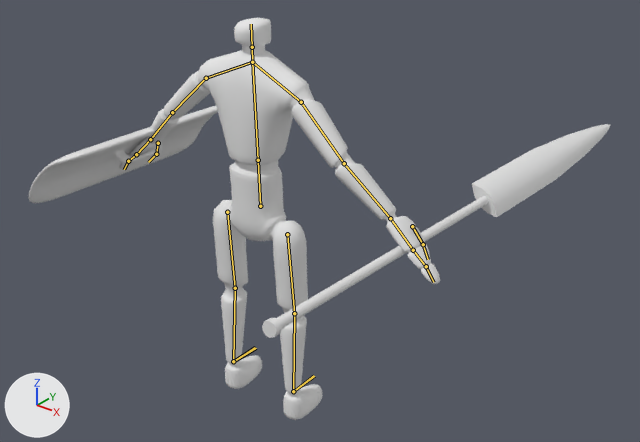
Before and after pictures for a commit that changed the Blender file Animation/Enemy1Attack2.blend.
The view is the same before and after, from a camera (50 mm lens) standing at (217.0, -232.0, 241.0) and looking at (-20.0, 65.0, 57.0). Arrows for +X, +Y and +Z are at lower left; the lights stay in place. The bones that bend it are drawn over the model as lines.

Objects in the first picture: 'Enemy1', 'Shield', 'Spear'.
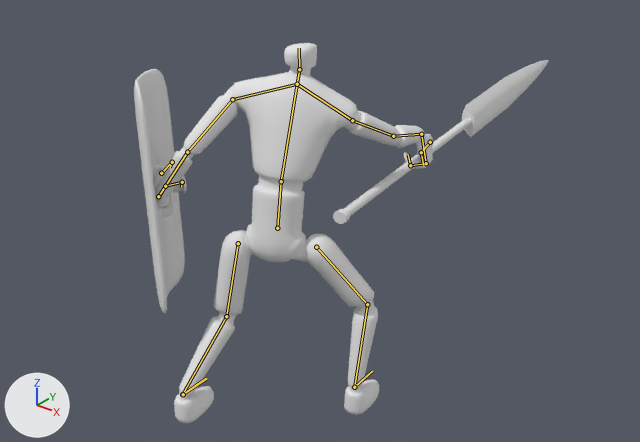
The newer file adds an action. The first version stands in its rest pose; the second is drawn at frame 10 of the action 'Enemy1Attack2'.

Scene script edits in JSON lines:
```json
{"block": "bone_rig_object", "where": "bone_rig_object = bpy.data.objects['Enemy1Skeleton']  # the whole rig 'Enemy1Skeleton'"}
{"op": "set", "path": "bone_rig_object.location", "old": "(0.0, 0.0, 0.0)", "new": "(0.0, 1.6, 0.0)"}
{"block": "bone_root", "where": "bone_root = bpy.data.objects['Enemy1Skeleton'].pose.bones['root']"}
{"op": "set", "path": "bone_root.location", "old": "(0.0, 0.0, 0.0)", "new": "(4.6, -11.2, -5.2)"}
{"op": "set", "path": "bone_root.rotation_euler", "old": "(0.0, 0.0, 0.0)", "new": "(0.0, 0.576, 0.0)", "note": "degrees (0, 0, 0) -> degrees (0, 33, 0)"}
{"block": "bone_torso1", "where": "bone_torso1 = bpy.data.objects['Enemy1Skeleton'].pose.bones['torso1']  # child of 'root'"}
{"op": "set", "path": "bone_torso1.rotation_euler", "old": "(0.0, 0.0, 0.0)", "new": "(-0.122, -0.175, -0.0524)", "note": "degrees (0, 0, 0) -> degrees (-7, -10, -3)"}
{"block": "bone_torso2", "where": "bone_torso2 = bpy.data.objects['Enemy1Skeleton'].pose.bones['torso2']  # child of 'torso1'"}
{"op": "set", "path": "bone_torso2.rotation_euler", "old": "(0.0, 0.0, 0.0)", "new": "(-0.227, 0.244, -0.0873)", "note": "degrees (0, 0, 0) -> degrees (-13, 14, -5)"}
{"block": "bone_head", "where": "bone_head = bpy.data.objects['Enemy1Skeleton'].pose.bones['head']  # child of 'neck'"}
{"op": "set", "path": "bone_head.rotation_euler", "old": "(0.0, 0.0, 0.0)", "new": "(0.314, -0.663, 0.0)", "note": "degrees (0, 0, 0) -> degrees (18, -38, 0)"}
{"block": "bone_finger1_r", "where": "bone_finger1_r = bpy.data.objects['Enemy1Skeleton'].pose.bones['finger1.r']  # child of 'hand.r'"}
{"op": "set", "path": "bone_finger1_r.rotation_euler", "old": "(0.0, 0.0, 0.0)", "new": "(-1.536, 0.0, 0.0)", "note": "degrees (0, 0, 0) -> degrees (-88, 0, 0)"}
{"block": "bone_finger2_r", "where": "bone_finger2_r = bpy.data.objects['Enemy1Skeleton'].pose.bones['finger2.r']  # child of 'finger1.r'"}
{"op": "set", "path": "bone_finger2_r.rotation_euler", "old": "(0.0, 0.0, 0.0)", "new": "(-1.396, 0.0, 0.0)", "note": "degrees (0, 0, 0) -> degrees (-80, 0, 0)"}
{"block": "bone_thumb1_r", "where": "bone_thumb1_r = bpy.data.objects['Enemy1Skeleton'].pose.bones['thumb1.r']  # child of 'hand.r'"}
{"op": "set", "path": "bone_thumb1_r.rotation_euler", "old": "(0.0, 0.0, 0.0)", "new": "(0.524, 0.0, 0.0)", "note": "degrees (0, 0, 0) -> degrees (30, 0, 0)"}
{"block": "bone_thumb2_r", "where": "bone_thumb2_r = bpy.data.objects['Enemy1Skeleton'].pose.bones['thumb2.r']  # child of 'thumb1.r'"}
{"op": "set", "path": "bone_thumb2_r.rotation_euler", "old": "(0.0, 0.0, 0.0)", "new": "(0.855, 0.0, 0.0)", "note": "degrees (0, 0, 0) -> degrees (49, 0, 0)"}
{"block": "bone_finger1_l", "where": "bone_finger1_l = bpy.data.objects['Enemy1Skeleton'].pose.bones['finger1.l']  # child of 'hand.l'"}
{"op": "set", "path": "bone_finger1_l.rotation_euler", "old": "(0.0, 0.0, 0.0)", "new": "(-1.117, -0.0873, -0.227)", "note": "degrees (0, 0, 0) -> degrees (-64, -5, -13)"}
{"block": "bone_finger2_l", "where": "bone_finger2_l = bpy.data.objects['Enemy1Skeleton'].pose.bones['finger2.l']  # child of 'finger1.l'"}
{"op": "set", "path": "bone_finger2_l.rotation_euler", "old": "(0.0, 0.0, 0.0)", "new": "(-1.518, -0.419, -0.349)", "note": "degrees (0, 0, 0) -> degrees (-87, -24, -20)"}
{"block": "bone_thumb1_l", "where": "bone_thumb1_l = bpy.data.objects['Enemy1Skeleton'].pose.bones['thumb1.l']  # child of 'hand.l'"}
{"op": "set", "path": "bone_thumb1_l.rotation_euler", "old": "(0.0, 0.0, 0.0)", "new": "(0.14, -0.227, 0.122)", "note": "degrees (0, 0, 0) -> degrees (8, -13, 7)"}
{"block": "bone_thumb2_l", "where": "bone_thumb2_l = bpy.data.objects['Enemy1Skeleton'].pose.bones['thumb2.l']  # child of 'thumb1.l'"}
{"op": "set", "path": "bone_thumb2_l.rotation_euler", "old": "(0.0, 0.0, 0.0)", "new": "(0.873, -0.0698, 0.0524)", "note": "degrees (0, 0, 0) -> degrees (50, -4, 3)"}
{"block": "bone_hand_ik_r", "where": "bone_hand_ik_r = bpy.data.objects['Enemy1Skeleton'].pose.bones['hand_ik_r']"}
{"op": "set", "path": "bone_hand_ik_r.location", "old": "(0.0, 0.0, 0.0)", "new": "(-76.8, -29.8, -25.4)"}
{"op": "set", "path": "bone_hand_ik_r.rotation_quaternion", "old": "(1.0, 0.0, 0.0, 0.0)", "new": "(0.95, -0.305, -0.055, 0.048)", "note": "degrees (0, 0, 0) -> degrees (-36, -4, 7)"}
{"block": "bone_elbow_pole_r", "where": "bone_elbow_pole_r = bpy.data.objects['Enemy1Skeleton'].pose.bones['elbow_pole.r']"}
{"op": "set", "path": "bone_elbow_pole_r.location", "old": "(0.0, 0.0, 0.0)", "new": "(-81.2, -59.3, 31.4)"}
{"block": "bone_foot_ik_l", "where": "bone_foot_ik_l = bpy.data.objects['Enemy1Skeleton'].pose.bones['foot_ik.l']"}
{"op": "set", "path": "bone_foot_ik_l.location", "old": "(0.0, 0.0, 0.0)", "new": "(-0.1, -32.2, 0.0)"}
{"op": "set", "path": "bone_foot_ik_l.rotation_euler", "old": "(0.0, 0.0, 0.0)", "new": "(0.0, 0.0, 0.0524)", "note": "degrees (0, 0, 0) -> degrees (0, 0, 3)"}
{"block": "bone_foot_ik_r", "where": "bone_foot_ik_r = bpy.data.objects['Enemy1Skeleton'].pose.bones['foot_ik.r']"}
{"op": "set", "path": "bone_foot_ik_r.location", "old": "(0.0, 0.0, 0.0)", "new": "(16.1, 19.8, -2.6)"}
{"op": "set", "path": "bone_foot_ik_r.rotation_euler", "old": "(0.0, 0.0, 0.0)", "new": "(0.0, 0.0, 0.0524)", "note": "degrees (0, 0, 0) -> degrees (0, 0, 3)"}
{"block": "bone_knee_pull_r", "where": "bone_knee_pull_r = bpy.data.objects['Enemy1Skeleton'].pose.bones['knee_pull.r']"}
{"op": "set", "path": "bone_knee_pull_r.location", "old": "(0.0, 0.0, 0.0)", "new": "(18.8, 28.4, -16.2)"}
{"block": "bone_hand_ik_l", "where": "bone_hand_ik_l = bpy.data.objects['Enemy1Skeleton'].pose.bones['hand_ik_l']"}
{"op": "set", "path": "bone_hand_ik_l.location", "old": "(0.0, 0.0, 0.0)", "new": "(-21.8, -10.4, -26.5)"}
{"op": "set", "path": "bone_hand_ik_l.rotation_quaternion", "old": "(1.0, 0.0, 0.0, 0.0)", "new": "(0.709, -0.107, -0.49, -0.496)", "note": "degrees (0, 0, 0) -> degrees (34, -53, -87)"}
{"block": "bone_elbow_pole_l", "where": "bone_elbow_pole_l = bpy.data.objects['Enemy1Skeleton'].pose.bones['elbow_pole.l']"}
{"op": "set", "path": "bone_elbow_pole_l.location", "old": "(0.0, 0.0, 0.0)", "new": "(13.5, 31.8, -19.7)"}
```

Changed parts and their boxes [x1, y1, x2, y2] in the pictures (640 x 442 px):
```json
{"object": "Enemy1", "change": "posed", "before": [119, 18, 440, 420], "after": [154, 43, 434, 423], "on screen": "13% narrower"}
{"object": "Shield", "change": "posed", "before": [28, 106, 218, 203], "after": [134, 69, 185, 314]}
{"object": "Spear", "change": "posed", "before": [262, 124, 611, 338], "after": [333, 60, 549, 224], "on screen": "38% narrower, 23% shorter"}
{"bone": "torso1", "before": "(260, 206) to (258, 160)", "after": "(277, 228) to (281, 181)"}
{"bone": "torso2", "before": "(258, 160) to (252, 62)", "after": "(281, 181) to (297, 84)"}
{"bone": "head", "before": "(252, 47) to (251, 24)", "after": "(299, 69) to (299, 48)"}
{"bone": "finger1.r", "before": "(413, 250) to (426, 266)", "after": "(426, 163) to (410, 165)"}
{"bone": "finger2.r", "before": "(426, 266) to (433, 282)", "after": "(410, 165) to (408, 154)"}
{"bone": "thumb1.r", "before": "(412, 226) to (423, 244)", "after": "(430, 142) to (421, 152)"}
{"bone": "thumb2.r", "before": "(423, 244) to (428, 259)", "after": "(421, 152) to (423, 165)"}
{"bone": "finger1.l", "before": "(136, 154) to (128, 161)", "after": "(165, 186) to (182, 182)"}
{"bone": "finger2.l", "before": "(128, 161) to (124, 169)", "after": "(182, 182) to (181, 187)"}
{"bone": "thumb1.l", "before": "(158, 143) to (156, 154)", "after": "(161, 173) to (172, 162)"}
{"bone": "thumb2.l", "before": "(156, 154) to (148, 162)", "after": "(172, 162) to (170, 167)"}
```
